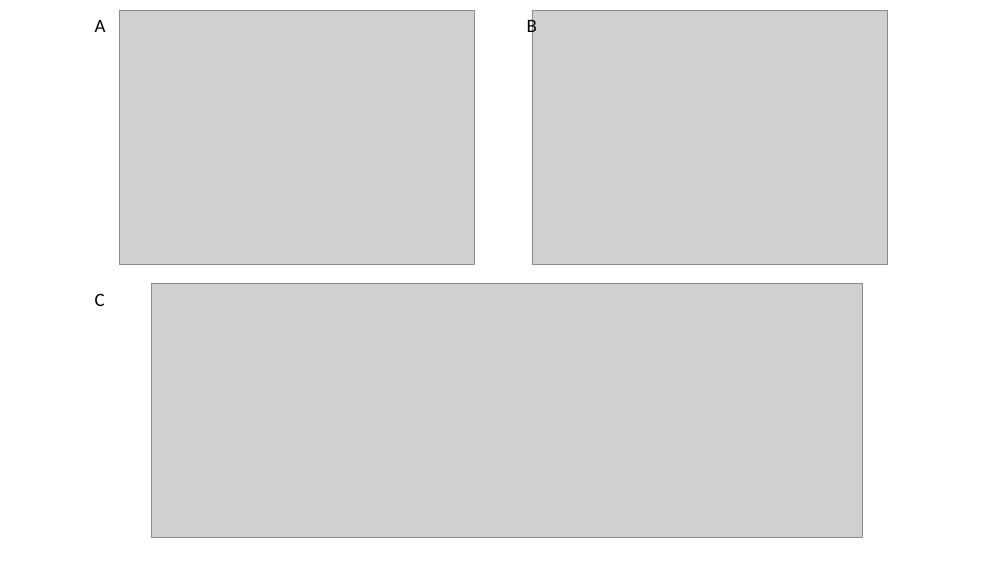
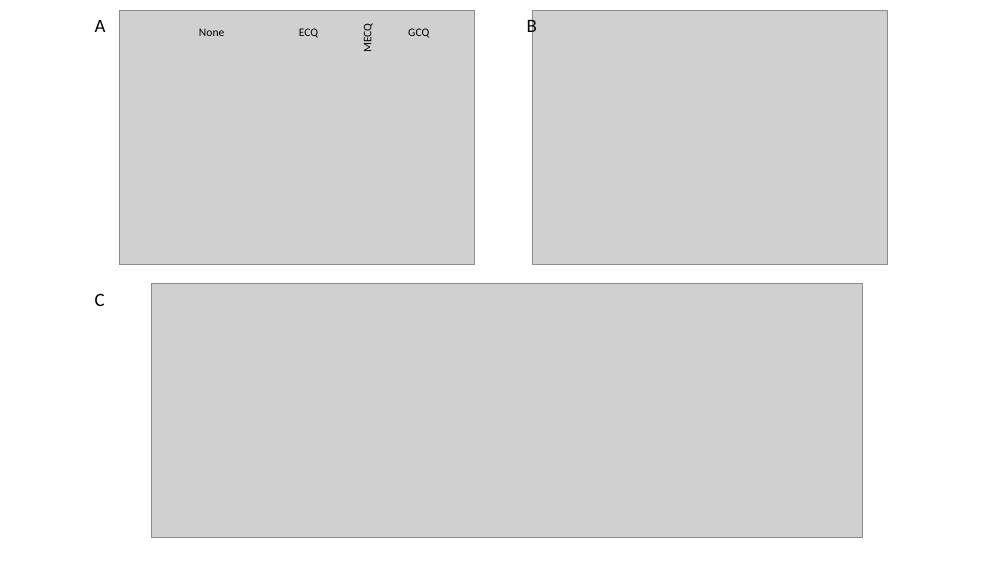
Before and after one commit to ijborda/ph-ncr-phylodynamics, a slide deck: slide 1 of bdsky/ncr-bdsky.pptx. Drawn at 1008x567 pixels with LibreOffice and Linux fonts; fonts in the diff are those of the drawing; grey boxes stand for pictures. Boxes give left, top, right and bottom in pixels: in the first picture for what was removed or moved away, otherwise in the second. Text is boxed around its words. In the diff, an @@ line names an element or a change of style, - is before the commit and + after.

```diff
--- a/bdsky/ncr-bdsky.pptx
+++ b/bdsky/ncr-bdsky.pptx
@@ text added at box(199, 28, 224, 36), 11 pt, text #000000 @@
+None
@@ text added at box(299, 28, 318, 38), 11 pt, text #000000 @@
+ECQ
@@ text added at box(360, 26, 374, 51), 11 pt, text #000000 @@
+MECQ
@@ text added at box(408, 28, 429, 38), 11 pt, text #000000 @@
+GCQ
```
Also in this commit, not shown: 3 other files.
